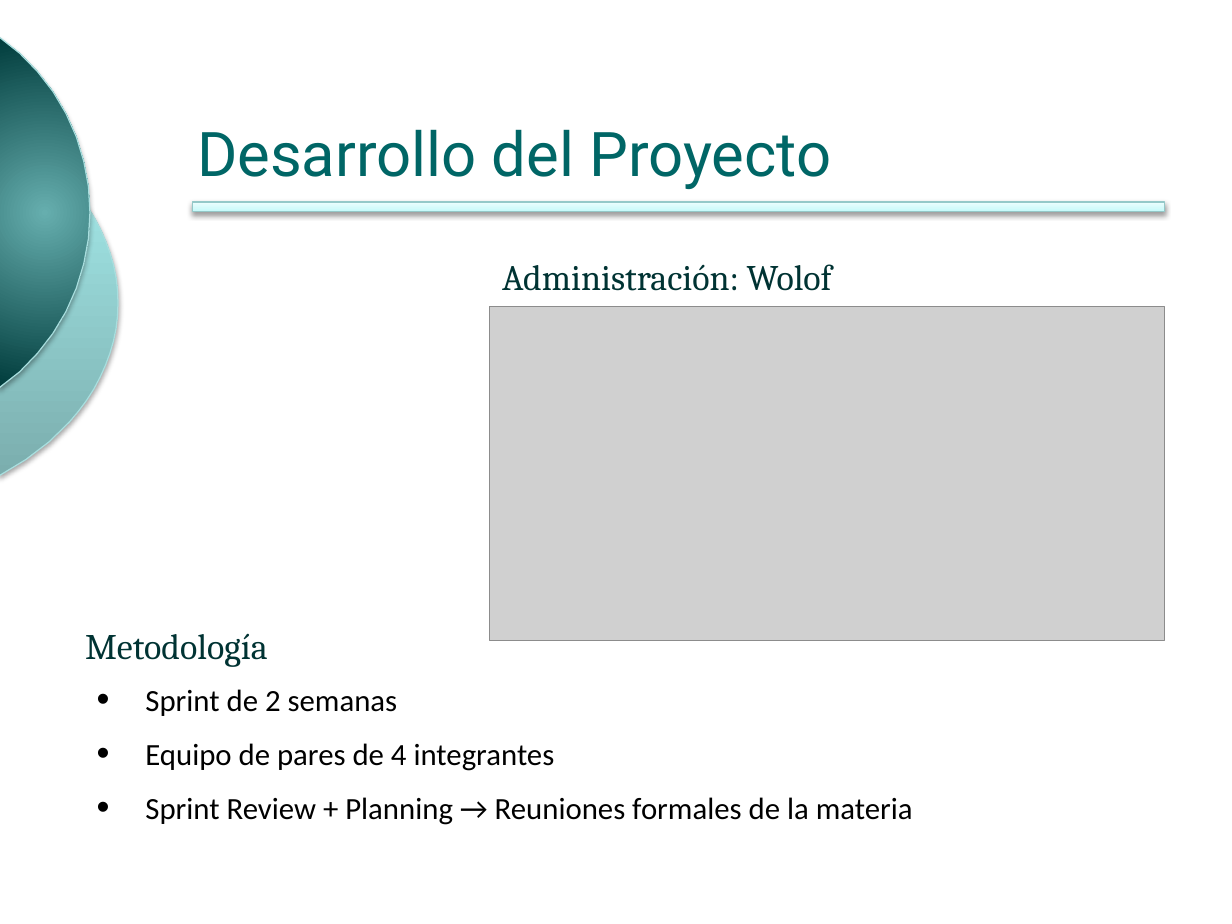
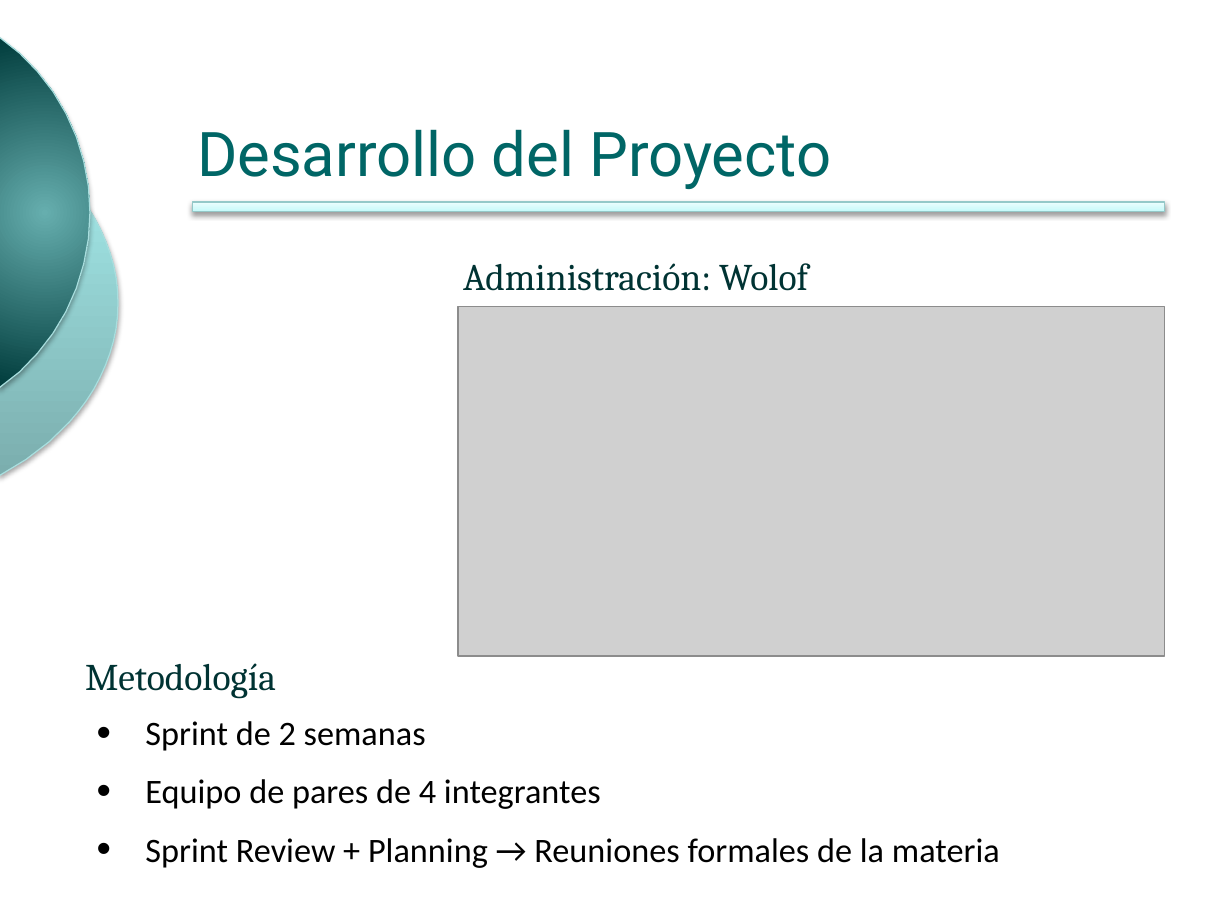
Before and after one commit to ingevy/taller-desarrollo-proyectos-ii-2do-2010, a slide deck: slide 2 of presentations/presentacionFinal.pptx. Drawn at 1232x924 pixels with LibreOffice and Linux fonts; fonts in the diff are those of the drawing; grey boxes stand for pictures; background and template pictures are left out. Boxes give left, top, right and bottom in pixels: in the first picture for what was removed or moved away, otherwise in the second. Text is boxed around its words. In the diff, an @@ line names an element or a change of style, - is before the commit and + after.

```diff
--- a/presentations/presentacionFinal.pptx
+++ b/presentations/presentacionFinal.pptx
@@ text "Administración: Wolof": place and size @@
-text "Administración: Wolof" at (502,264,832,291)
+text "Administración: Wolof" at (463,263,808,291)
@@ text "Administración: Wolof" at (463,263,808,291): size 21 to 22 pt @@
@@ picture: place and size @@
-picture at (490,307,1165,641)
+picture at (458,307,1165,655)
@@ text "Metodología": place and size @@
-text "Metodología" at (85,633,913,825)
+text "Metodología" at (85,663,1000,868)
@@ text "Metodología" at (85,663,1000,868): size 21 to 22 pt in "Metodología"; size 18 to 20 pt in "Sprint de 2 semanas", "Equipo de pares de 4 integrantes", "Sprint Review + Planning → Reuniones formales ..." @@
```
Also in this commit, not shown: 3 other slides changed, 2 slides added, 1 slide removed, 2 other files.
